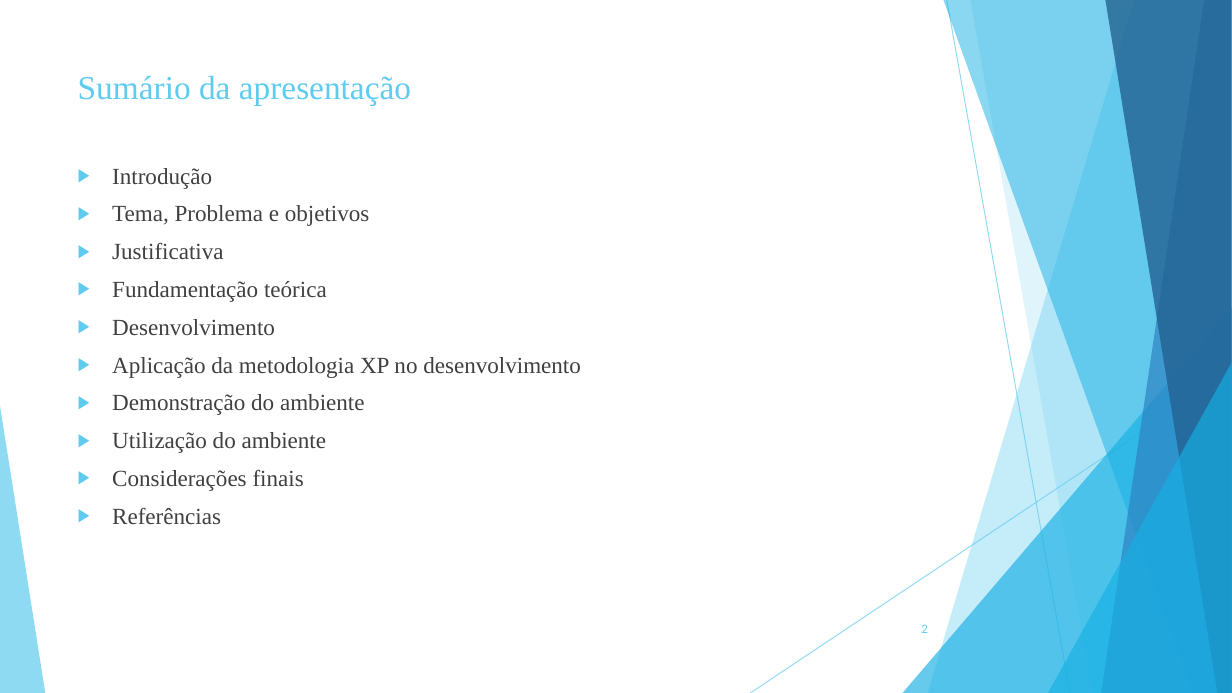
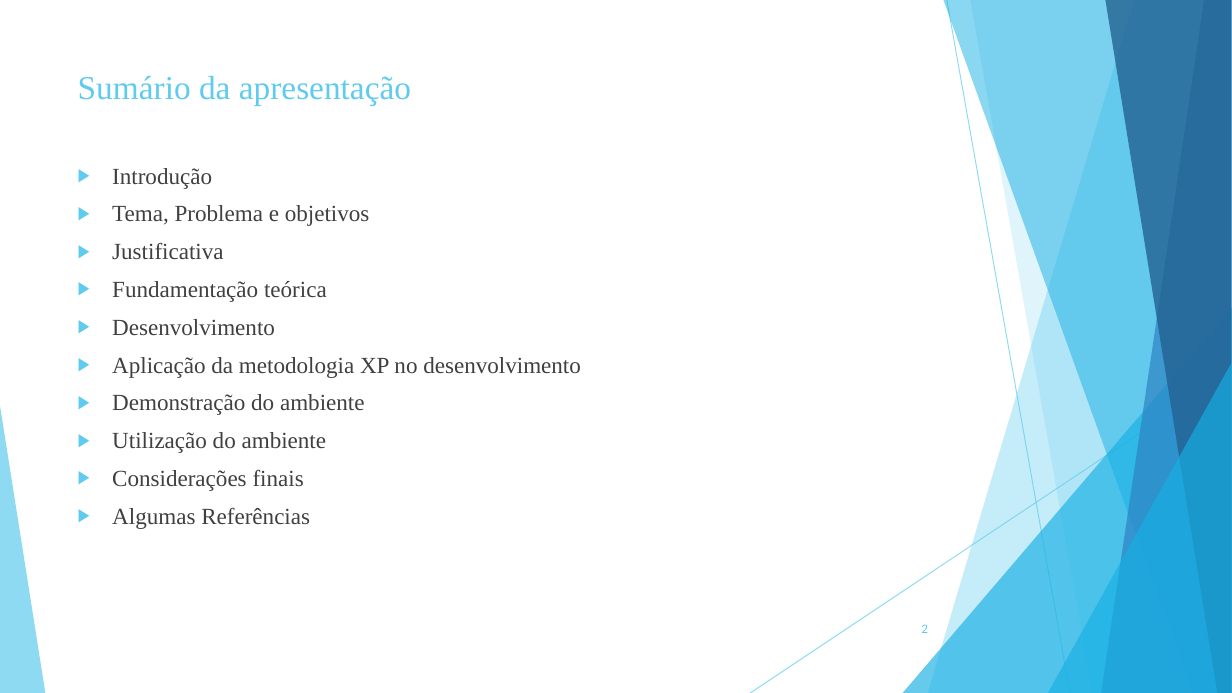
Before and after one commit to ryanlucaslemos/arquivostcc, a slide deck: slide 2 of TCC 2/Slide de TCC 2.ppt. Drawn at 1232x693 pixels with LibreOffice and Linux fonts; fonts in the diff are those of the drawing. Boxes give left, top, right and bottom in pixels: in the first picture for what was removed or moved away, otherwise in the second. Text is boxed around its words. In the diff, an @@ line names an element or a change of style, - is before the commit and + after.

```diff
--- a/TCC 2/Slide de TCC 2.ppt
+++ b/TCC 2/Slide de TCC 2.ppt
@@ text at box(112, 507, 310, 529): text changed @@
-▶ Referências
+▶ Algumas Referências
```
Also in this commit, not shown: 16 other slides changed, 4 slides removed.
